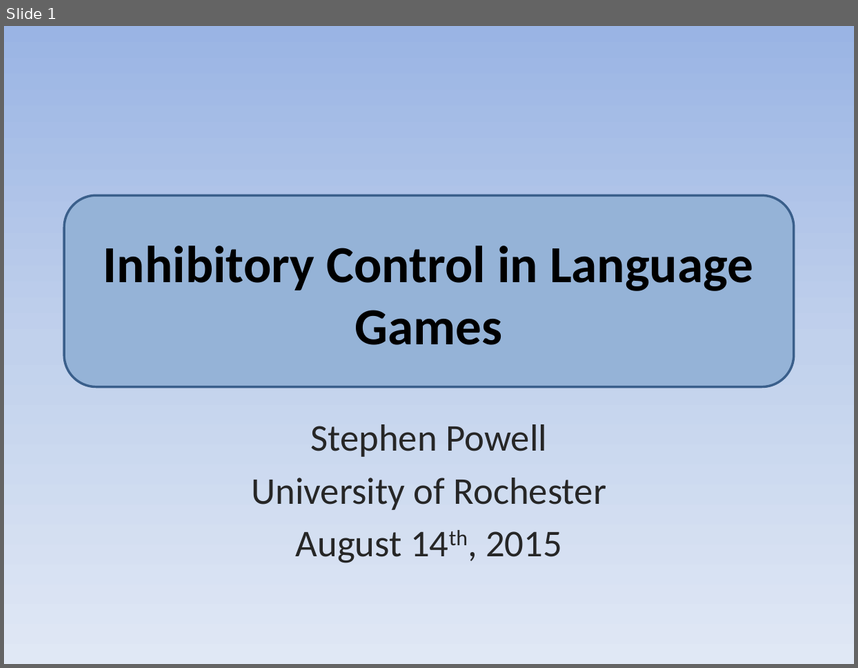
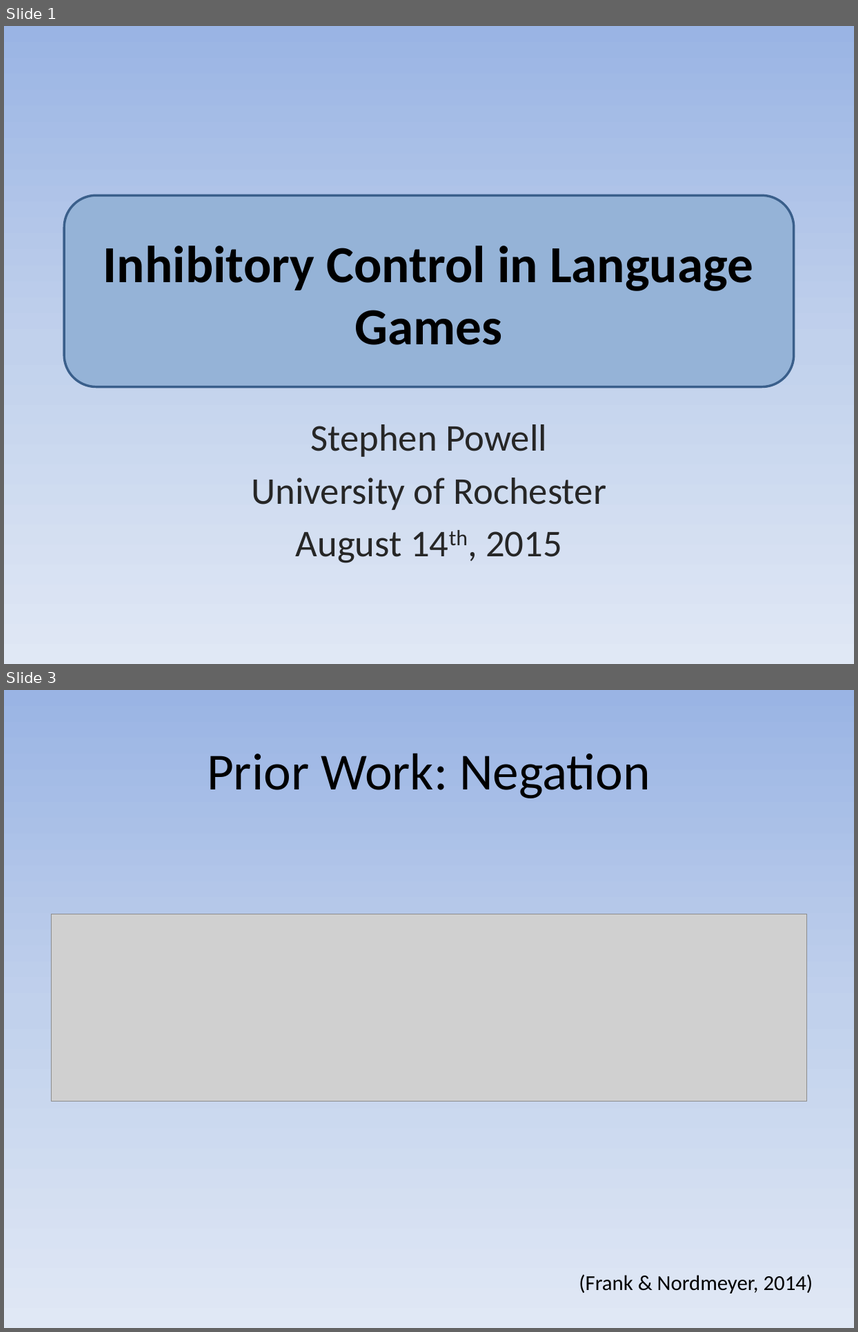
Before and after one commit to ejyoon/neginhib, a slide deck: Stephen_Final_Presentation/CSLI Final Presentation Stephen Powell.pptx. Shown one above the other, each under a label of ours: slide 1 before the commit, slides 1 and 3 after it; the slides between them are not shown. The pictures are 858x668 and 858x1332 pixels, drawn with LibreOffice and Linux fonts; fonts in the diff are those of the drawing; grey boxes stand for pictures. Boxes give left, top, right and bottom in pixels: in the first picture for what was removed or moved away, otherwise in the second. Text is boxed around its words. In the diff, an @@ line names an element or a change of style, - is before the commit and + after.

```diff
--- a/Stephen_Final_Presentation/CSLI Final Presentation Stephen Powell.pptx
+++ b/Stephen_Final_Presentation/CSLI Final Presentation Stephen Powell.pptx
@@ slide 3 added at [4,690,854,1328], background gradient #9AB5E4 to #C2D1ED to #E1E8F5 @@
@@ title added at [207,753,651,798], 44 pt, text #000000 @@
+Prior Work: Negation
@@ picture added at [52,914,807,1101] @@
@@ text added at [579,1274,813,1293], 18 pt, text #000000 @@
+(Frank & Nordmeyer, 2014)
```
Also in this commit, not shown: 6 slides changed, 5 other slides added, 2 slides removed.
